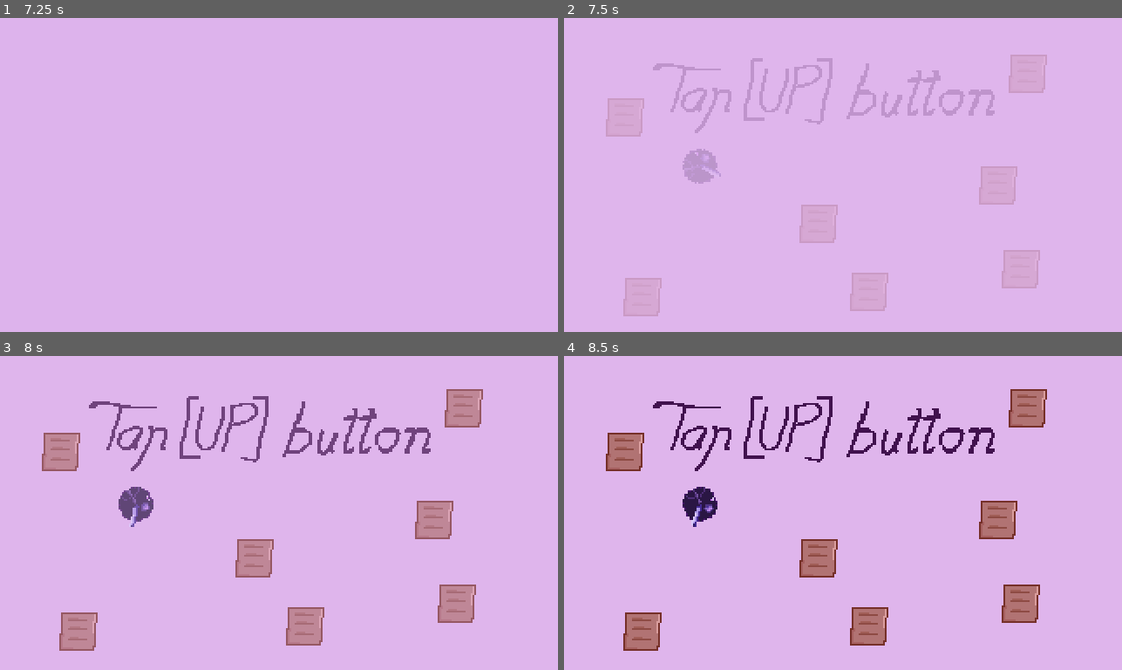
Above: before the commit, frames 1-4 (two rows, left to right).
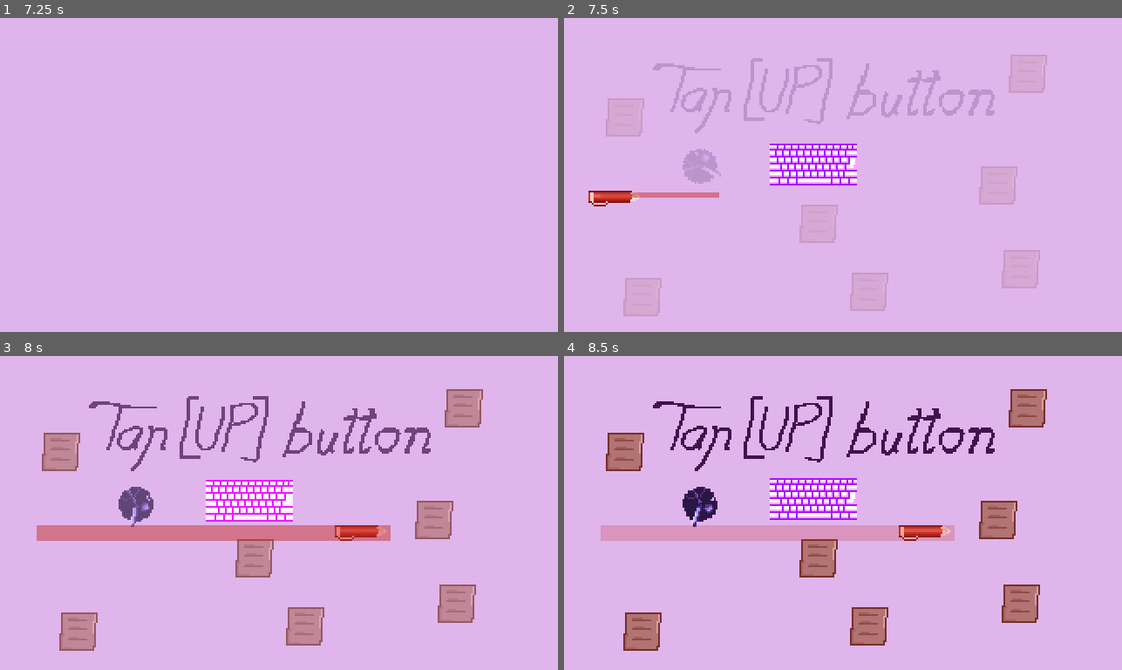
Above: after the commit, the same moments.

Repository: ZackyGameDev/GameOfWorth
Game: Godot game, scene res://rooms/rm_arcade_transition/arcade_transition.tscn
Same seed, same stepped clock (60 frames per second), same inputs: the game is played once before the commit and once after it.
Inputs:
- Up to frame 1 (7.25 s): tap Enter at 0.5, 2, 3.5 s; hold Right (ui_right) 0.53-1.28 s; tap Space at 1.25, 2.75, 4.25 s; hold Down (ui_down) 1.28-2.03 s; hold Right (ui_right) 2.03-2.78 s; hold Up (ui_up) 2.78-3.53 s; hold Left (ui_left) 3.53-5.03 s; hold Down (ui_down) 5.03-5.78 s; hold Right (ui_right) 5.78-6.53 s; hold Up (ui_up) from 6.53 s (still down)
- Up to frame 2 (7.5 s): release Up (ui_up) at 7.28 s; hold Right (ui_right) from 7.28 s (still down)
- Up to frame 3 (8 s): keep holding Right (ui_right)
- Up to frame 4 (8.5 s): release Right (ui_right) at 8.03 s; hold Down (ui_down) from 8.03 s (still down)

Frame 1 is identical in both runs. In frame 2, 2.7% of the frame differs, in the area x 4-53%, y 40-60%; in frame 3, 5.3%, in the area x 6-70%, y 39-59%; in frame 4, 5.2%.

Commit message:
[bedroom] drawn

Diff:
--- /dev/null
+++ b/objects/arcade/tasks/obj_task_keyboard/keyboard_key.gd
@@ -0,0 +1,22 @@
+extends Node2D
+
+var hsp: float
+var vsp: float
+var rotsp_deg: float
+var grv: float
+var hrv: float
+
+func _ready():
+	grv = 0.1
+	hrv = 0.001
+	rotsp_deg = randf_range(-10, 10)
+	hsp = randf_range(-2, 2)
+	vsp = randf_range(-4, -1)
+	scale *= randf_range(0.5, 2.0)
+
+func _physics_process(delta: float) -> void:
+	position.x += hsp
+	position.y += vsp
+	vsp += grv
+	hsp = hsp - sign(hsp)*hrv
+	rotation_degrees += rotsp_deg
--- /dev/null
+++ b/objects/arcade/tasks/obj_task_keyboard/keyboard_key.tscn
@@ -0,0 +1,18 @@
+[gd_scene load_steps=4 format=3 uid="uid://cr2bwn2i48ml1"]
+
+[ext_resource type="Script" uid="uid://sapcff65qtay" path="res://objects/arcade/tasks/obj_task_keyboard/keyboard_key.gd" id="1_5qhye"]
+[ext_resource type="Texture2D" uid="uid://ctghcg6bsiulm" path="res://sprites/arcade sprites/singularkey.png" id="1_6ns24"]
+
+[sub_resource type="RectangleShape2D" id="RectangleShape2D_5qhye"]
+size = Vector2(2, 2)
+
+[node name="KeyboardKey" type="Node2D"]
+script = ExtResource("1_5qhye")
+
+[node name="sprite" type="Sprite2D" parent="."]
+texture = ExtResource("1_6ns24")
+
+[node name="hitbox" type="Area2D" parent="."]
+
+[node name="shape" type="CollisionShape2D" parent="hitbox"]
+shape = SubResource("RectangleShape2D_5qhye")
--- /dev/null
+++ b/objects/arcade/tasks/obj_task_keyboard/task_keyboard.gd
@@ -0,0 +1,85 @@
+extends Task
+class_name TaskKeyboard
+
+var fuse_time: float = 7.0
+var keys_amount: int = 30
+var shake_intensity: float = 2
+var shake_delta: Vector2 = Vector2(0, 0)
+var critical_threshhold = 0.5
+
+var warning_scene: Resource
+var warning: Node2D
+
+func _ready():
+	warning_scene = preload("res://objects/arcade/tasks/obj_task_keyboard/task_keyboard_warning.tscn")
+	super()
+	attack()
+	hp = 15
+
+func die():
+	if is_instance_valid(warning):
+		warning.queue_free()
+	super()
+
+func spawn_warning() -> Node2D:
+	warning = warning_scene.instantiate()
+	var sprite: Sprite2D = warning.get_node("sprite")
+	sprite.scale = Vector2.ZERO
+	warning.position = pivot_pos
+	sprite.self_modulate.a = 0
+	get_parent().add_child.call_deferred(warning)
+	var tween = get_tree().create_tween()
+	tween.tween_property(sprite, "self_modulate:a", 0.5, fuse_time*critical_threshhold) \
+		.set_ease(Tween.EASE_OUT)
+	tween.parallel().tween_property(sprite, "scale", 3*Vector2.ONE, fuse_time*critical_threshhold)
+	return sprite
+
+func command_player_to_screen_shake():
+	var player: ArcadePlayer = get_tree().current_scene.find_child("player", true)
+	if player == null:
+		print("keyboard did not find players")
+		return
+	player.shake_strength = 5
+
+func attack() -> void:
+
+	var t: Timer = Timer.new()
+	t.wait_time = fuse_time
+	t.one_shot = true
+	add_child(t)
+	t.start()
+
+	# blinking
+	var tweak = get_tree().create_tween()
+	tweak.set_loops()
+	tweak.tween_property($sprite, "self_modulate", Color(10, 10, 10), 0.5)
+	tweak.tween_property($sprite, "self_modulate", Color(1, 1, 1), 0.5)
+
+	while t.time_left > 0:
+		if t.time_left/t.wait_time < critical_threshhold and tweak.is_valid():
+			tweak.kill()
+			var tweak_harder = get_tree().create_tween()
+			tweak_harder.set_loops()
+			tweak_harder.tween_property($sprite, "self_modulate", Color(10, 10, 10), 0.2)
+			tweak_harder.tween_property($sprite, "self_modulate", Color(1, 1, 1), 0.2)
+			spawn_warning()
+
+		shake_delta = Vector2(
+			randf_range(-shake_intensity, shake_intensity),
+			randf_range(-shake_intensity, shake_intensity)
+		) * (1 - t.time_left/t.wait_time)
+		await get_tree().process_frame
+
+	var scene = preload("res://objects/arcade/tasks/obj_task_keyboard/keyboard_key.tscn")
+	for i in range(keys_amount):
+		var key: Node2D = scene.instantiate()
+		key.global_position = global_position
+		get_parent().add_child(key)
+
+	command_player_to_screen_shake()
+	warning.queue_free()
+	queue_free()
+
+func _physics_process(_delta: float) -> void:
+	super(_delta)
+	position += shake_delta
--- /dev/null
+++ b/objects/arcade/tasks/obj_task_keyboard/task_keyboard.tscn
@@ -0,0 +1,28 @@
+[gd_scene load_steps=5 format=3 uid="uid://dfxi7j0wg5nuj"]
+
+[ext_resource type="Script" uid="uid://b48ae2imce2y4" path="res://objects/arcade/tasks/obj_task_keyboard/task_keyboard.gd" id="1_u3xl2"]
+[ext_resource type="Texture2D" uid="uid://jqt84vxyams3" path="res://sprites/arcade sprites/taskkeyboard.png" id="2_u3xl2"]
+
+[sub_resource type="RectangleShape2D" id="RectangleShape2D_616fy"]
+size = Vector2(50, 28)
+
+[sub_resource type="RectangleShape2D" id="RectangleShape2D_3g1ki"]
+size = Vector2(46, 22)
+
+[node name="TaskKeyboard" type="Node2D"]
+script = ExtResource("1_u3xl2")
+metadata/_custom_type_script = "uid://bmkh4i14vp8pr"
+
+[node name="hurtbox" type="Area2D" parent="."]
+
+[node name="shape" type="CollisionShape2D" parent="hurtbox"]
+position = Vector2(0, -1)
+shape = SubResource("RectangleShape2D_616fy")
+
+[node name="hitbox" type="Area2D" parent="."]
+
+[node name="shape" type="CollisionShape2D" parent="hitbox"]
+shape = SubResource("RectangleShape2D_3g1ki")
+
+[node name="sprite" type="Sprite2D" parent="."]
+texture = ExtResource("2_u3xl2")
--- /dev/null
+++ b/objects/arcade/tasks/obj_task_keyboard/task_keyboard_warning.tscn
@@ -0,0 +1,8 @@
+[gd_scene load_steps=2 format=3 uid="uid://bfvjbe35xgbvq"]
+
+[ext_resource type="Texture2D" uid="uid://bhfjafhbfuv5o" path="res://sprites/arcade sprites/redcircle.png" id="1_ll4ve"]
+
+[node name="TaskKeyboardWarning" type="Node2D"]
+
+[node name="sprite" type="Sprite2D" parent="."]
+texture = ExtResource("1_ll4ve")
--- a/rooms/rm_arcade_game/arcade_game.tscn
+++ b/rooms/rm_arcade_game/arcade_game.tscn
@@ -6,6 +6,8 @@
 [ext_resource type="PackedScene" uid="uid://cyjyh42pxy473" path="res://objects/arcade/tasks/obj_task_paper/TaskPaper.tscn" id="3_le8uo"]
 [ext_resource type="Texture2D" uid="uid://blkfw3kqkj5tc" path="res://sprites/arcade sprites/text/pressup.png" id="4_3ljo0"]
 [ext_resource type="Texture2D" uid="uid://dsoga8i42xxui" path="res://sprites/arcade sprites/text/holdup.png" id="6_jy4ll"]
+[ext_resource type="PackedScene" uid="uid://dmgh5miux0ohv" path="res://objects/arcade/tasks/obj_task_pen/task_pen.tscn" id="7_bwg28"]
+[ext_resource type="PackedScene" uid="uid://dfxi7j0wg5nuj" path="res://objects/arcade/tasks/obj_task_keyboard/task_keyboard.tscn" id="8_pactf"]
 
 [node name="ArcadeGame" type="Node2D"]
 script = ExtResource("1_dmatm")
@@ -58,3 +60,9 @@
 scale = Vector2(1.378125, 1.5777779)
 texture = ExtResource("1_2q1jv")
 centered = false
+
+[node name="TaskPen" parent="." instance=ExtResource("7_bwg28")]
+position = Vector2(37, 102)
+
+[node name="TaskKeyboard" parent="." instance=ExtResource("8_pactf")]
+position = Vector2(143, 85)
Not shown, added: objects/arcade/tasks/obj_task_keyboard/keyboard_key.gd.uid
Not shown, added: objects/arcade/tasks/obj_task_keyboard/task_keyboard.gd.uid
Not shown: 1 places in rooms/rm_arcade_game/arcade_game.tscn that only renumber resources
Binary file added: sprites/arcade sprites/redcircle.png
Not shown, added: sprites/arcade sprites/redcircle.png.import
Binary file added: sprites/arcade sprites/singularkey.png
Not shown, added: sprites/arcade sprites/singularkey.png.import
Binary file added: sprites/arcade sprites/taskkeyboard.png
Not shown, added: sprites/arcade sprites/taskkeyboard.png.import
Binary file added: sprites/player.aseprite
Binary file added: sprites/references/Sprite-0008.aseprite
Binary file added: sprites/references/Sprite-0009.aseprite
(and 5 more such lines)
